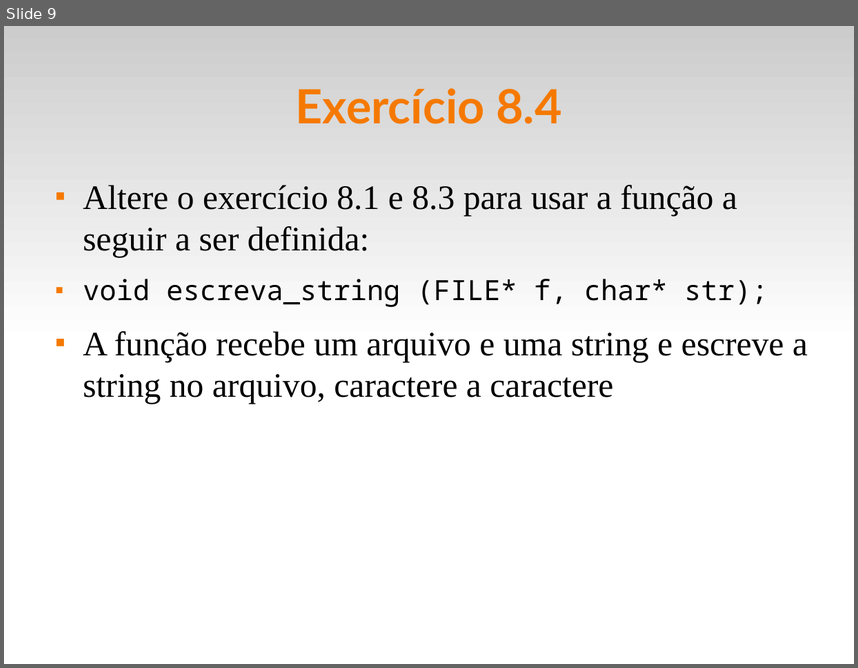
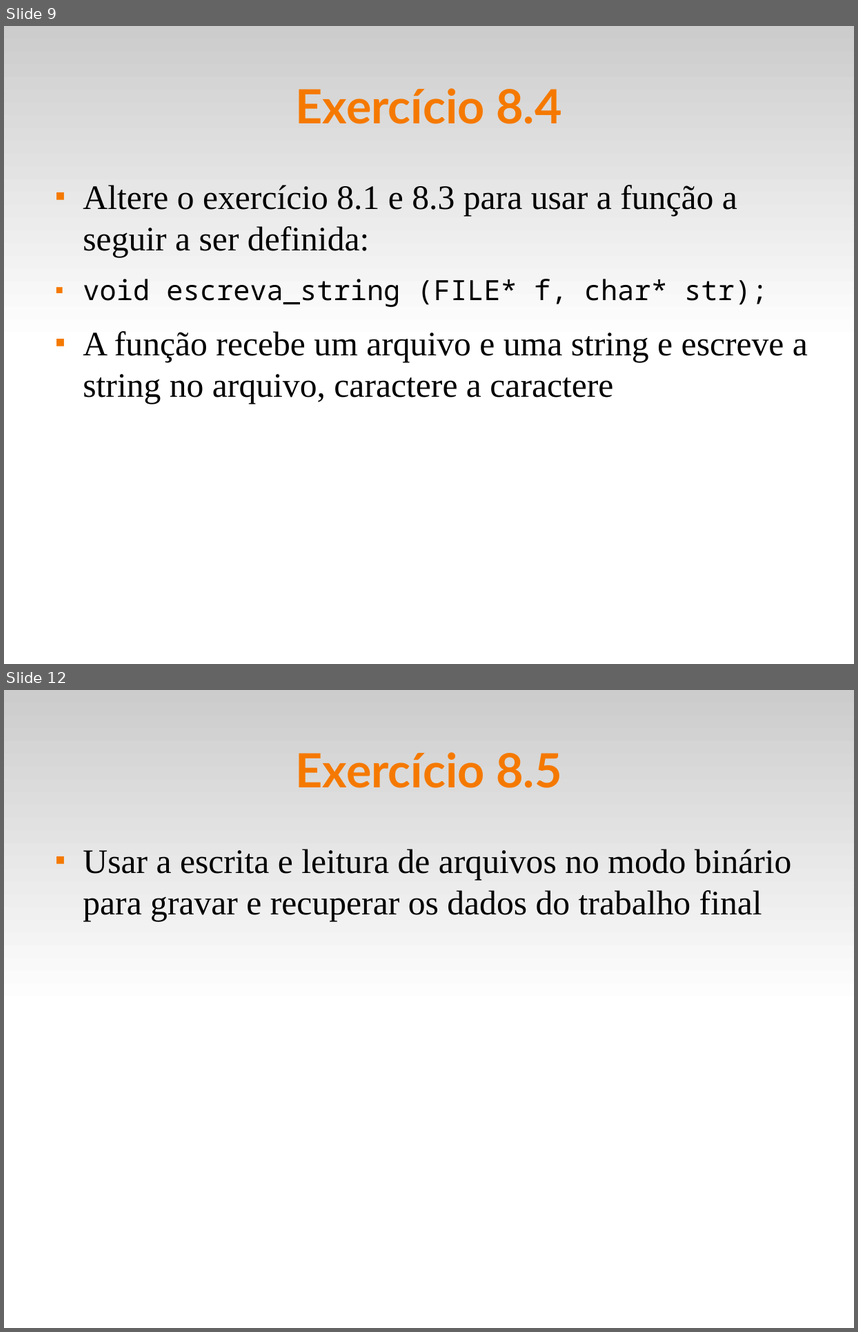
Before and after one commit to fsantanna-uerj/LP1, a slide deck: Slides/lp1-08-arquivos.odp. Shown one above the other, each under a label of ours: slide 9 before the commit, slides 9 and 12 after it; the slides between them are not shown. The pictures are 858x668 and 858x1332 pixels, drawn with LibreOffice and Linux fonts; fonts in the diff are those of the drawing. Boxes give left, top, right and bottom in pixels: in the first picture for what was removed or moved away, otherwise in the second. Text is boxed around its words. In the diff, an @@ line names an element or a change of style, - is before the commit and + after.

```diff
--- a/Slides/lp1-08-arquivos.odp
+++ b/Slides/lp1-08-arquivos.odp
@@ slide 12 added at <box>4,690,854,1328</box>, background #FFFFFF; not listed: 1 template element that a slide beside it also shows @@
@@ title added at <box>296,752,562,788</box>, 44 pt, text #F57900, bold @@
+Exercício 8.5
@@ text added at <box>83,849,792,921</box>, 32 pt, text #000000 @@
+■ Usar a escrita e leitura de arquivos no modo binário para gravar e recuperar os dados do trabalho final
```
Also in this commit, not shown: 4 slides changed, 2 other files.
